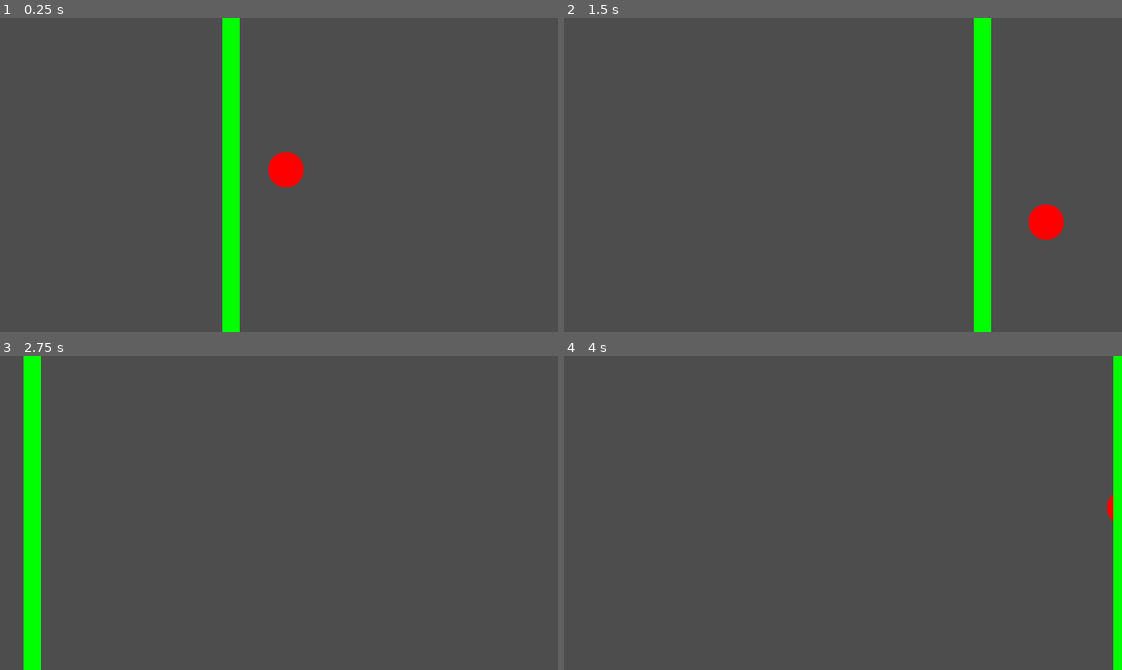
Above: before the commit, frames 1-4 (two rows, left to right).
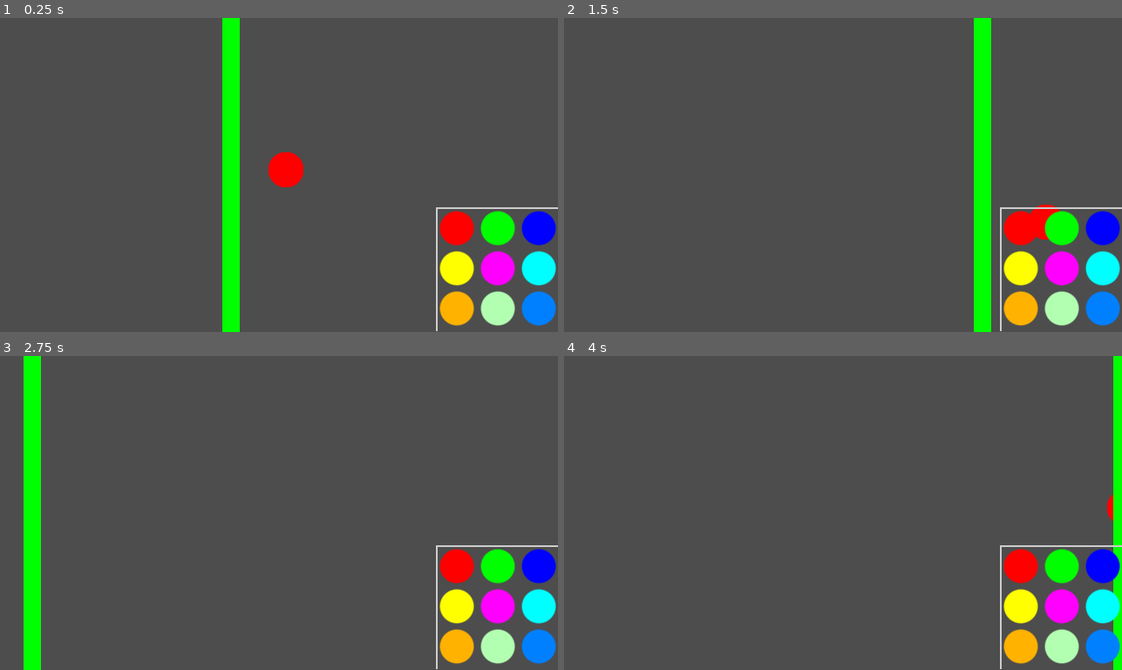
Above: after the commit, the same moments.

Repository: OutworldToast/circolour
Game: Godot game, scene res://src/game/game.tscn
Same seed, same stepped clock (60 frames per second), same inputs: the game is played once before the commit and once after it.
Inputs:
- Up to frame 1 (0.25 s): no input
- Up to frame 2 (1.5 s): tap Enter at 0.5 s; hold D (move_right) 0.53-1.28 s; hold S (move_down) from 1.28 s (still down)
- Up to frame 3 (2.75 s): release S (move_down) at 2.03 s; hold D (move_right) from 2.03 s (still down)
- Up to frame 4 (4 s): release D (move_right) at 2.78 s; hold W (move_up) 2.78-3.53 s; hold A (move_left) from 3.53 s (still down)

The runs differ from the first frame. In frame 1, 5.1% of the frame differs, in the area x 78-100%, y 60-100%; in frame 2, 5.1%; in frame 3, 5.1%; in frame 4, 5.2%.

Commit message:
added colours grid

Diff:
--- a/project.godot
+++ b/project.godot
@@ -25,8 +25,9 @@
 folder_colors={
 "res://resources/": "red",
 "res://shaders/": "purple",
-"res://sound/": "green",
-"res://src/": "orange"
+"res://sound/": "teal",
+"res://src/": "orange",
+"res://src/UI/": "green"
 }
 
 [input]
--- /dev/null
+++ b/src/UI/hud_colour.gd
@@ -0,0 +1,19 @@
+extends Control
+class_name HudColour
+
+# duplicate the material to avoid modifying the original
+@onready var sprite_material: ShaderMaterial = $TextureRect.material.duplicate()
+
+var current_color: Color:
+	set(value):
+		current_color = value
+		sprite_material.set_shader_parameter("color", value)
+
+var key_string: String:
+	set(value):
+		key_string = value
+		$TextureRect/Label.text = value
+
+func _ready() -> void:
+	# apply the duplicated material
+	$TextureRect.material = sprite_material
--- /dev/null
+++ b/src/UI/hud_colour.tscn
@@ -0,0 +1,67 @@
+[gd_scene load_steps=6 format=3 uid="uid://dw1delj4qvwby"]
+
+[ext_resource type="Script" uid="uid://83dumiocxc06" path="res://src/UI/hud_colour.gd" id="1_i70fi"]
+[ext_resource type="Shader" uid="uid://bew3081dmsys2" path="res://shaders/circle.gdshader" id="1_o4lk6"]
+
+[sub_resource type="StyleBoxFlat" id="StyleBoxFlat_i70fi"]
+bg_color = Color(0.6, 0.6, 0.6, 0)
+border_width_left = 1
+border_width_top = 1
+border_width_right = 1
+border_width_bottom = 1
+border_color = Color(1, 1, 1, 1)
+expand_margin_left = 2.0
+expand_margin_top = 2.0
+expand_margin_right = 2.0
+expand_margin_bottom = 2.0
+
+[sub_resource type="ShaderMaterial" id="ShaderMaterial_i70fi"]
+shader = ExtResource("1_o4lk6")
+shader_parameter/color = Color(1, 0.403922, 1, 1)
+shader_parameter/radius = 0.46
+shader_parameter/edge = 0.05
+
+[sub_resource type="CanvasTexture" id="CanvasTexture_7f6fw"]
+
+[node name="HUDColour" type="Control"]
+layout_mode = 3
+anchors_preset = 15
+anchor_right = 1.0
+anchor_bottom = 1.0
+offset_right = -601.0
+offset_bottom = -320.0
+grow_horizontal = 2
+grow_vertical = 2
+size_flags_horizontal = 3
+size_flags_vertical = 3
+script = ExtResource("1_i70fi")
+
+[node name="Panel" type="Panel" parent="."]
+visible = false
+layout_mode = 1
+anchors_preset = 15
+anchor_right = 1.0
+anchor_bottom = 1.0
+grow_horizontal = 2
+grow_vertical = 2
+theme_override_styles/panel = SubResource("StyleBoxFlat_i70fi")
+
+[node name="TextureRect" type="TextureRect" parent="."]
+material = SubResource("ShaderMaterial_i70fi")
+custom_minimum_size = Vector2(40, 40)
+layout_mode = 2
+offset_right = 40.0
+offset_bottom = 40.0
+size_flags_horizontal = 4
+size_flags_vertical = 4
+texture = SubResource("CanvasTexture_7f6fw")
+
+[node name="Label" type="Label" parent="TextureRect"]
+visible = false
+layout_mode = 2
+offset_top = 6.0
+offset_right = 40.0
+offset_bottom = 29.0
+size_flags_vertical = 0
+text = "Key"
+horizontal_alignment = 1
--- a/src/game/game.gd
+++ b/src/game/game.gd
@@ -2,37 +2,58 @@
 class_name Game
 
 @export var colors: Array[Color] = [
-    Color(1, 0, 0),
-    Color(0, 1, 0),
-    Color(0, 0, 1),
-    Color(1, 1, 0),
-    Color(1, 0, 1),
-    Color(0, 1, 1),
-    Color(1, 0.7, 0),
-    Color(0.7, 1, 0),
-    Color(0, 0.5, 1),
+	Color(1, 0, 0),
+	Color(0, 1, 0),
+	Color(0, 0, 1),
+	Color(1, 1, 0),
+	Color(1, 0, 1),
+	Color(0, 1, 1),
+	Color(1, 0.7, 0),
+	Color(0.7, 1, 0.7),
+	Color(0, 0.5, 1),
 ]
 
 @onready var player: Player = $Player
 @onready var line: Line = $Line
+@onready var grid_container: GridContainer = $CanvasLayer/HUD/PanelContainer/GridContainer
+
 @onready var viewport_size: Vector2 = get_viewport().get_visible_rect().size
 
+const HUD_COLOUR_SCENE: PackedScene = preload("uid://dw1delj4qvwby")
+
+func create_hud_color(colour: Color, key_string: String) -> void:
+
+	var hud_colour: HudColour = HUD_COLOUR_SCENE.instantiate()
+	grid_container.add_child(hud_colour)
+
+	hud_colour.current_color = colour
+	hud_colour.key_string = key_string
+
+
 func _ready() -> void:
-    player.colors = colors
-    line.current_color = colors[1]
 
-    line.finished_movement.connect(_on_line_finished_movement)
-    line.move(Vector2(viewport_size.x, line.position.y))
+	player.colors = colors
+	line.current_color = colors[1]
+
+	line.finished_movement.connect(_on_line_finished_movement)
+	line.move(Vector2(viewport_size.x, line.position.y))
+
+	for child in grid_container.get_children():
+		child.queue_free()
+
+	for i in range(colors.size()):
+		var colour: Color = colors[i]
+		var key_string: String = OS.get_keycode_string(player.keys[i])
+		create_hud_color(colour, key_string)
 
 func _on_line_finished_movement() -> void:
-    line.current_color = colors.pick_random()
-    print("Key to press: %s" % OS.get_keycode_string(player.keys[colors.find(line.current_color)]))
 
+	line.current_color = colors.pick_random()
 
-    var target_x: float
-    if line.position.x < 10:
-        target_x = viewport_size.x
-    elif line.position.x > viewport_size.x - 10:
-        target_x = 0
+	var target_x: float
+	if line.position.x < 10:
+		target_x = viewport_size.x
+	elif line.position.x > viewport_size.x - 10:
+		target_x = 0
 
-    line.move(Vector2(target_x, line.position.y), 1.5)
+	line.move(Vector2(target_x, line.position.y), 1.5)
--- a/src/game/game.tscn
+++ b/src/game/game.tscn
@@ -1,8 +1,16 @@
-[gd_scene load_steps=4 format=3 uid="uid://dfndd87h3w6cn"]
+[gd_scene load_steps=6 format=3 uid="uid://dfndd87h3w6cn"]
 
 [ext_resource type="PackedScene" uid="uid://d4ktd6y1j6nex" path="res://src/player.tscn" id="1_qnjlk"]
 [ext_resource type="Script" uid="uid://dpg1rdmwb32jc" path="res://src/game/game.gd" id="1_s6lek"]
 [ext_resource type="PackedScene" uid="uid://ch1jfy1gpg0q6" path="res://src/line/line.tscn" id="3_kgj8g"]
+[ext_resource type="PackedScene" uid="uid://dw1delj4qvwby" path="res://src/UI/hud_colour.tscn" id="4_l80un"]
+
+[sub_resource type="StyleBoxFlat" id="StyleBoxFlat_l80un"]
+draw_center = false
+border_width_left = 2
+border_width_top = 2
+expand_margin_left = 2.0
+expand_margin_top = 2.0
 
 [node name="Game" type="Node2D"]
 script = ExtResource("1_s6lek")
@@ -12,3 +20,56 @@
 
 [node name="Line" parent="." instance=ExtResource("3_kgj8g")]
 position = Vector2(201, 179)
+
+[node name="CanvasLayer" type="CanvasLayer" parent="."]
+
+[node name="HUD" type="Control" parent="CanvasLayer"]
+layout_mode = 3
+anchors_preset = 0
+offset_right = 641.0
+offset_bottom = 359.0
+
+[node name="PanelContainer" type="PanelContainer" parent="CanvasLayer/HUD"]
+layout_mode = 1
+anchors_preset = 3
+anchor_left = 1.0
+anchor_top = 1.0
+anchor_right = 1.0
+anchor_bottom = 1.0
+offset_left = -139.0
+offset_top = -140.0
+grow_horizontal = 0
+grow_vertical = 0
+theme_override_styles/panel = SubResource("StyleBoxFlat_l80un")
+
+[node name="GridContainer" type="GridContainer" parent="CanvasLayer/HUD/PanelContainer"]
+layout_mode = 2
+theme_override_constants/v_separation = 0
+columns = 3
+
+[node name="HUDColour" parent="CanvasLayer/HUD/PanelContainer/GridContainer" instance=ExtResource("4_l80un")]
+layout_mode = 2
+
+[node name="HUDColour2" parent="CanvasLayer/HUD/PanelContainer/GridContainer" instance=ExtResource("4_l80un")]
+layout_mode = 2
+
+[node name="HUDColour3" parent="CanvasLayer/HUD/PanelContainer/GridContainer" instance=ExtResource("4_l80un")]
+layout_mode = 2
+
+[node name="HUDColour4" parent="CanvasLayer/HUD/PanelContainer/GridContainer" instance=ExtResource("4_l80un")]
+layout_mode = 2
+
+[node name="HUDColour5" parent="CanvasLayer/HUD/PanelContainer/GridContainer" instance=ExtResource("4_l80un")]
+layout_mode = 2
+
+[node name="HUDColour6" parent="CanvasLayer/HUD/PanelContainer/GridContainer" instance=ExtResource("4_l80un")]
+layout_mode = 2
+
+[node name="HUDColour7" parent="CanvasLayer/HUD/PanelContainer/GridContainer" instance=ExtResource("4_l80un")]
+layout_mode = 2
+
+[node name="HUDColour8" parent="CanvasLayer/HUD/PanelContainer/GridContainer" instance=ExtResource("4_l80un")]
+layout_mode = 2
+
+[node name="HUDColour9" parent="CanvasLayer/HUD/PanelContainer/GridContainer" instance=ExtResource("4_l80un")]
+layout_mode = 2
--- a/src/player.tscn
+++ b/src/player.tscn
@@ -1,7 +1,7 @@
 [gd_scene load_steps=6 format=3 uid="uid://d4ktd6y1j6nex"]
 
 [ext_resource type="Script" uid="uid://sa5mlvh3lw8e" path="res://src/player.gd" id="1_gmfve"]
-[ext_resource type="Shader" uid="uid://bew3081dmsys2" path="res://shaders/player.gdshader" id="1_lowyb"]
+[ext_resource type="Shader" uid="uid://bew3081dmsys2" path="res://shaders/circle.gdshader" id="1_lowyb"]
 
 [sub_resource type="ShaderMaterial" id="ShaderMaterial_gmfve"]
 shader = ExtResource("1_lowyb")
Renamed: shaders/player.gdshader -> shaders/circle.gdshader
Renamed: shaders/player.gdshader.uid -> shaders/circle.gdshader.uid
Not shown, added: src/UI/hud_colour.gd.uid
